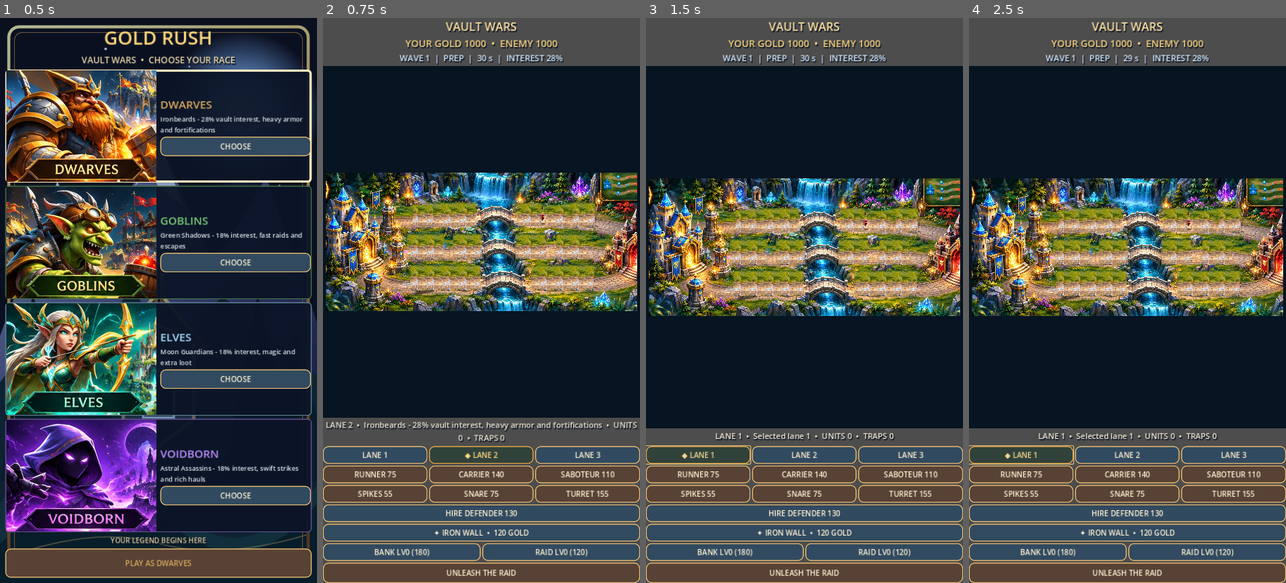
Above: before the commit, frames 1-4 (left to right).
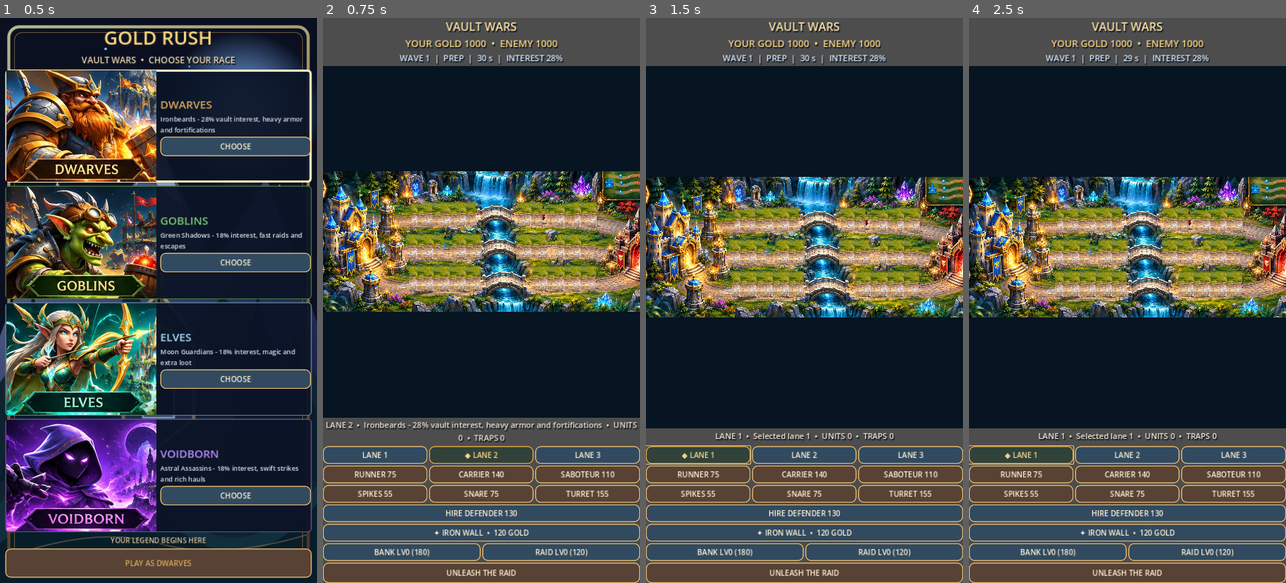
Above: after the commit, the same moments.

Repository: krzych3d/Gold-rush-mobile
Game: Godot game, scene res://main.tscn
The game is run twice, just before and just after one commit, with the same random seed, the same clock (stepped at 60 frames per second) and the same inputs.
Inputs:
- Up to frame 1 (0.5 s): no input
- Up to frame 2 (0.75 s): click "PLAY AS DWARVES" at 0.5 s
- Up to frame 3 (1.5 s): click "LANE 1" at 1.25 s
- Up to frame 4 (2.5 s): click "◆ LANE 1" at 2 s

Frame 1 is identical in both runs. In frame 2, 16% of the frame differs, in the area x 0-100%, y 27-52%; in frame 3, 16%, in the area x 0-100%, y 28-53%; in frame 4, 16%.

Commit message:
Fit camera to actual battlefield texture bounds and clarify atlas playback

Diff:
--- a/scripts/game.gd
+++ b/scripts/game.gd
@@ -785,7 +785,7 @@
 
 func _fit_map() -> void:
 	# Fixed camera: fit the complete painted map, including both castles.
-	camera_zoom = maxf(0.01, minf(arena.size.x / 2440.0, arena.size.y / 1100.0))
+	camera_zoom = maxf(0.01, minf(arena.size.x / 2400.0, arena.size.y / 1060.0))
 	camera_offset = Vector2.ZERO
 	overview_mode = true
 	arena.queue_redraw()
@@ -909,7 +909,7 @@
 		else:
 			art = sprite_shadow_wolf if kind == 1 else sprite_goblin_saboteur if kind == 2 else sprite_goblin_raider
 		# Atlas rows: 0 idle, 1 walk, 2 attack, 3 hit, 4 defeat, 5 deposit/loot.
-		# 128px frames, 8 per action; independently warped torso, limbs and weapon.
+		# 128px frames, 8 per action; animation quality depends on atlas artwork.
 		var atlas: Texture2D = atlas_goblin_raider
 		if art == sprite_dwarf_defender:
 			atlas = atlas_dwarf_defender
@@ -943,7 +943,7 @@
 		var fps: float = 5.0 if animation_row == 0 else 12.0 if animation_row == 1 else 11.0 if animation_row == 2 else 10.0
 		var frame_offset: float = float(int(data["lane"]) * 3 + int(actor["side"]) * 5 + kind)
 		var animation_frame: int = int(floor(float(data.get("action_time", visual_time)) * fps + frame_offset)) % 8
-		# Each atlas frame has its own limb and weapon pose.
+		# Advance the atlas frames; individual poses are supplied by the artwork.
 		if animation_row == 3 and float(data.get("hit_time", 0.0)) > 0.0:
 			animation_frame = mini(7, int((0.28 - float(data["hit_time"])) * 28.0))
 		if animation_row == 5:
